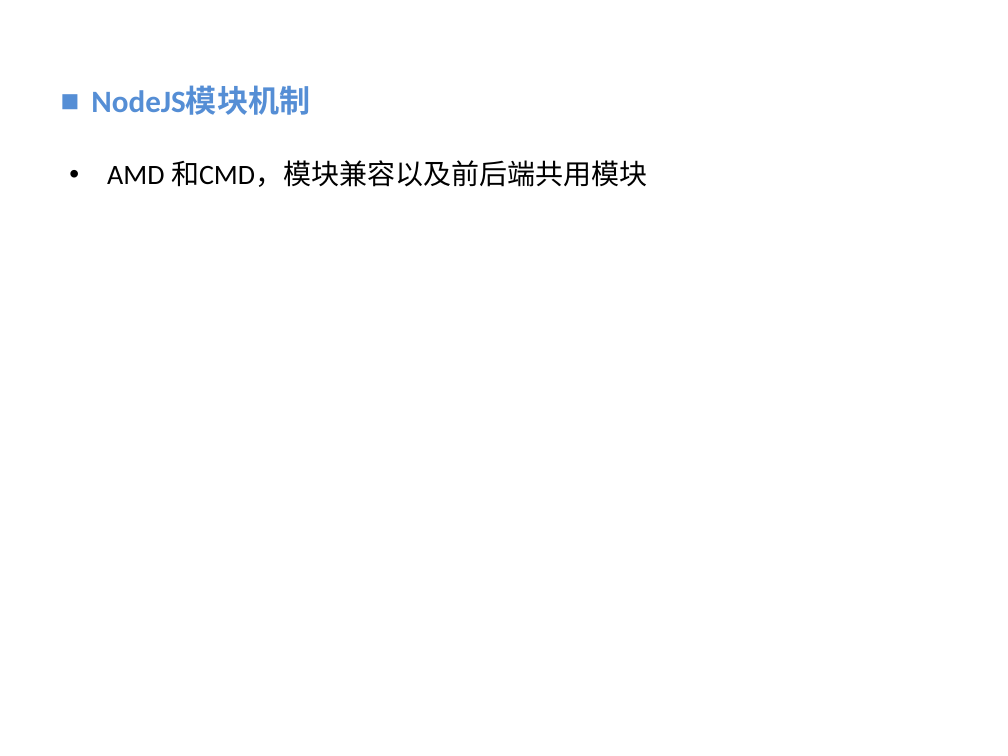
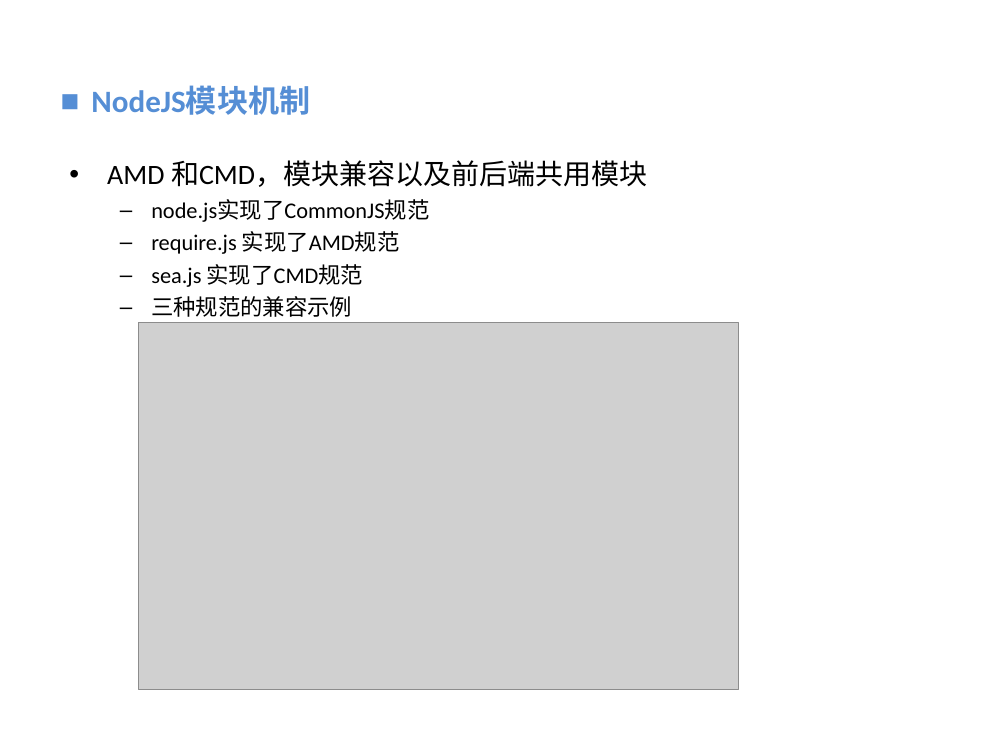
Before and after one commit to vaik/Documents, a slide deck: slide 17 of 我的分享/NodeJS基础概念理解.ppt (slide 16 before the commit). Drawn at 1008x756 pixels with LibreOffice and Linux fonts; fonts in the diff are those of the drawing; grey boxes stand for pictures; background and template pictures are left out. Boxes give left, top, right and bottom in pixels: in the first picture for what was removed or moved away, otherwise in the second. Text is boxed around its words. In the diff, an @@ line names an element or a change of style, - is before the commit and + after.

```diff
--- a/我的分享/NodeJS基础概念理解.ppt
+++ b/我的分享/NodeJS基础概念理解.ppt
@@ text at bbox=[151, 199, 429, 317]: paragraphs added @@
+  – node.js实现了CommonJS规范
+  – require.js 实现了AMD规范
+  – sea.js 实现了CMD规范
+  – 三种规范的兼容示例
@@ picture added at bbox=[139, 323, 739, 689] @@
```
Also in this commit, not shown: 2 other slides changed, 2 slides added, 1 slide removed.
